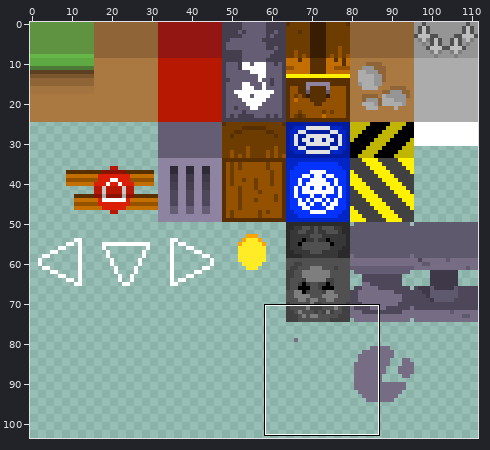
A sprite sheet gets an edit: Sprite/sprite.png. Above, an overview of the earlier version with the close-up marked.
Close-up. Old version:
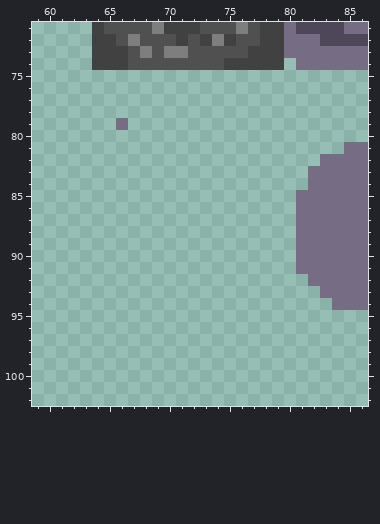
The file is 112x200 pixels. Colours within 5 levels of each other are drawn and written as one. Shown: x 59..86, y 71..102. The wide view leaves out empty margins.
And afterwards:
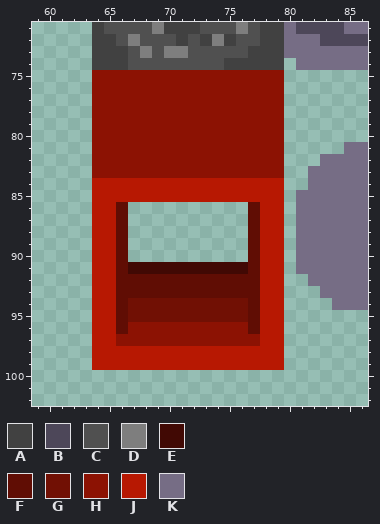
Palette (. is transparent): A #414141  B #4d4759  C #505050  D #7e7e7e  E #410904  F #600d04  G #711004  H #8c1203  J #b71802  K #766d85
Edits made:
Changed rows in their new state; - is an unchanged pixel.
first column x 64:
 75 HHHHHHHHHHHHHHHH
 76 HHHHHHHHHHHHHHHH
 77 HHHHHHHHHHHHHHHH
 78 HHHHHHHHHHHHHHHH
 79 HHHHHHHHHHHHHHHH
 80 HHHHHHHHHHHHHHHH
 81 HHHHHHHHHHHHHHHH
 82 HHHHHHHHHHHHHHHH
 83 HHHHHHHHHHHHHHHH
 84 JJJJJJJJJJJJJJJJ
 85 JJJJJJJJJJJJJJJJ
 86 JJF----------FJJ
 87 JJF----------FJJ
 88 JJF----------FJJ
 89 JJF----------FJJ
 90 JJF----------FJJ
 91 JJFEEEEEEEEEEFJJ
 92 JJFFFFFFFFFFFFJJ
 93 JJFFFFFFFFFFFFJJ
 94 JJFGGGGGGGGGGFJJ
 95 JJFGGGGGGGGGGFJJ
 96 JJFHHHHHHHHHHFJJ
 97 JJHHHHHHHHHHHHJJ
 98 JJJJJJJJJJJJJJJJ
 99 JJJJJJJJJJJJJJJJ
Pixel boxes of the changes (left, top, right, bottom) in both close-ups:
changed: (92, 70, 284, 370)
